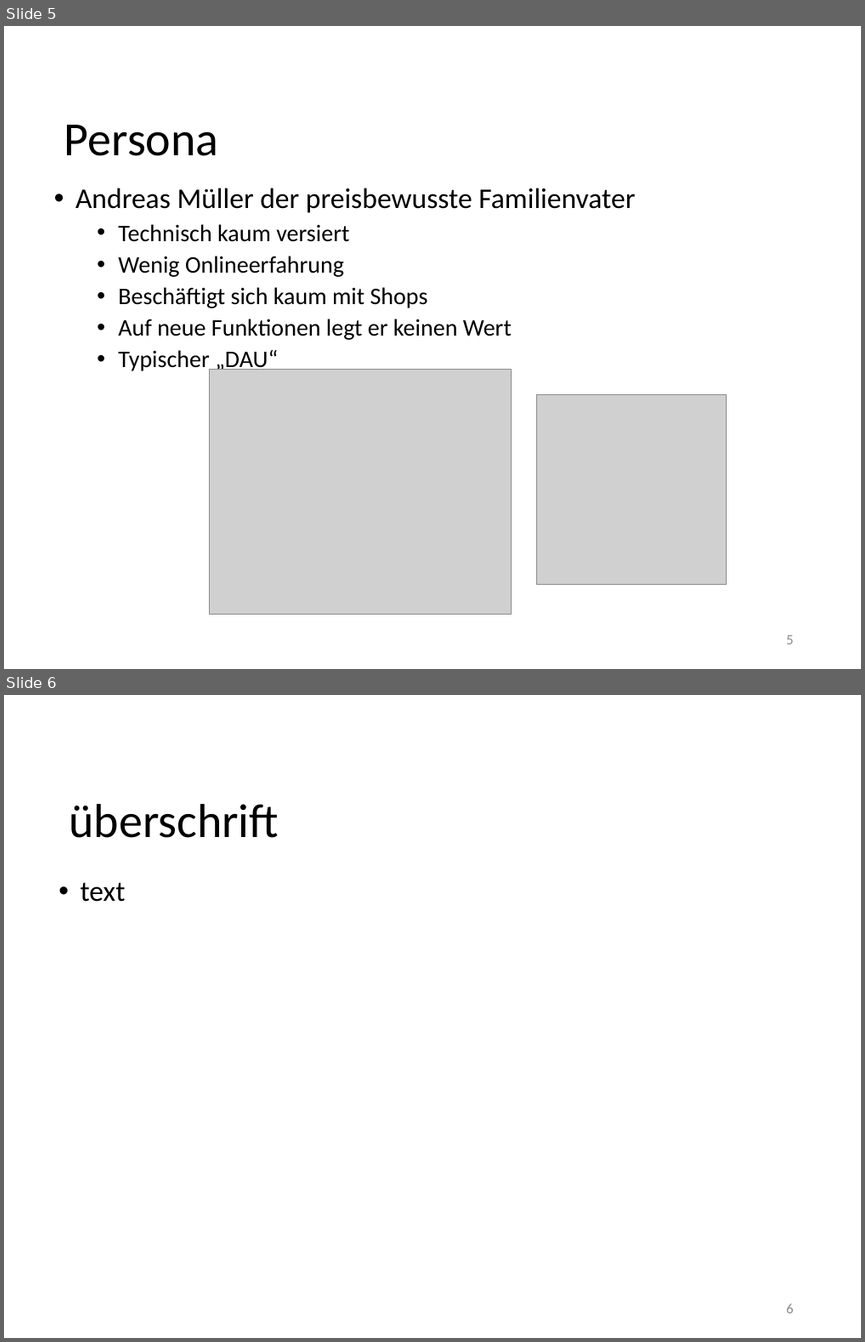
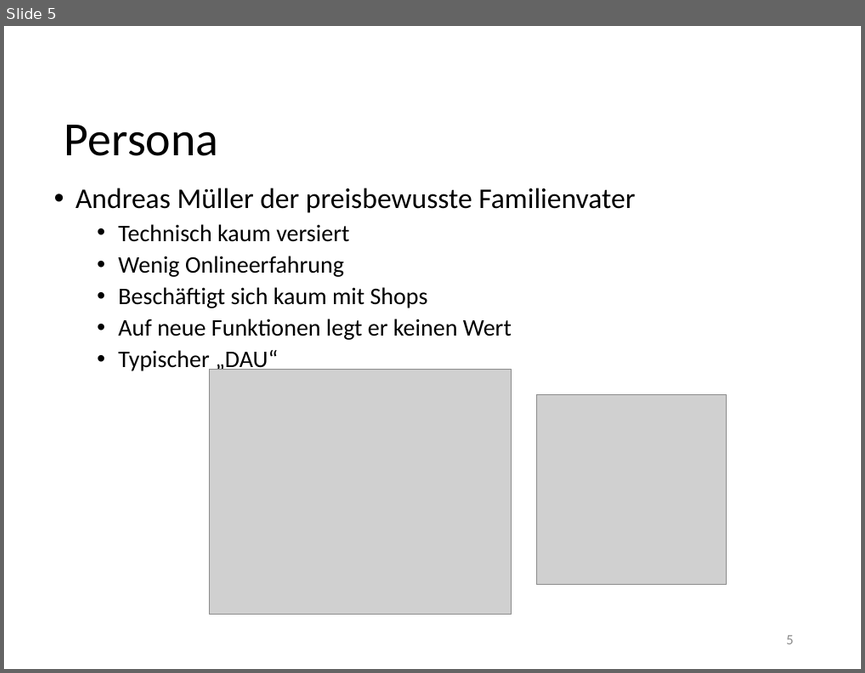
Before and after one commit to JavanXD/YAAW-Pricetracker, a slide deck: Präsentation/Präsentation Gruppe 2.pptx. Shown one above the other, each under a label of ours: slides 5 and 6 before the commit, slide 5 after it. The pictures are 865x1342 and 865x673 pixels, drawn with LibreOffice and Linux fonts; fonts in the diff are those of the drawing; grey boxes stand for pictures; background and template pictures are left out. Boxes give left, top, right and bottom in pixels: in the first picture for what was removed or moved away, otherwise in the second. Text is boxed around its words. In the diff, an @@ line names an element or a change of style, - is before the commit and + after.

```diff
--- a/Präsentation/Präsentation Gruppe 2.pptx
+++ b/Präsentation/Präsentation Gruppe 2.pptx
@@ slide 6 removed at (4, 695, 861, 1338), background picture (left out) @@
@@ title removed at (69, 804, 279, 838) @@
-überschrift
@@ text removed at (80, 882, 126, 902) @@
-• text
@@ page number removed at (786, 1304, 793, 1313) @@
-6
```
Also in this commit, not shown: 5 slides added, 2 other files.
